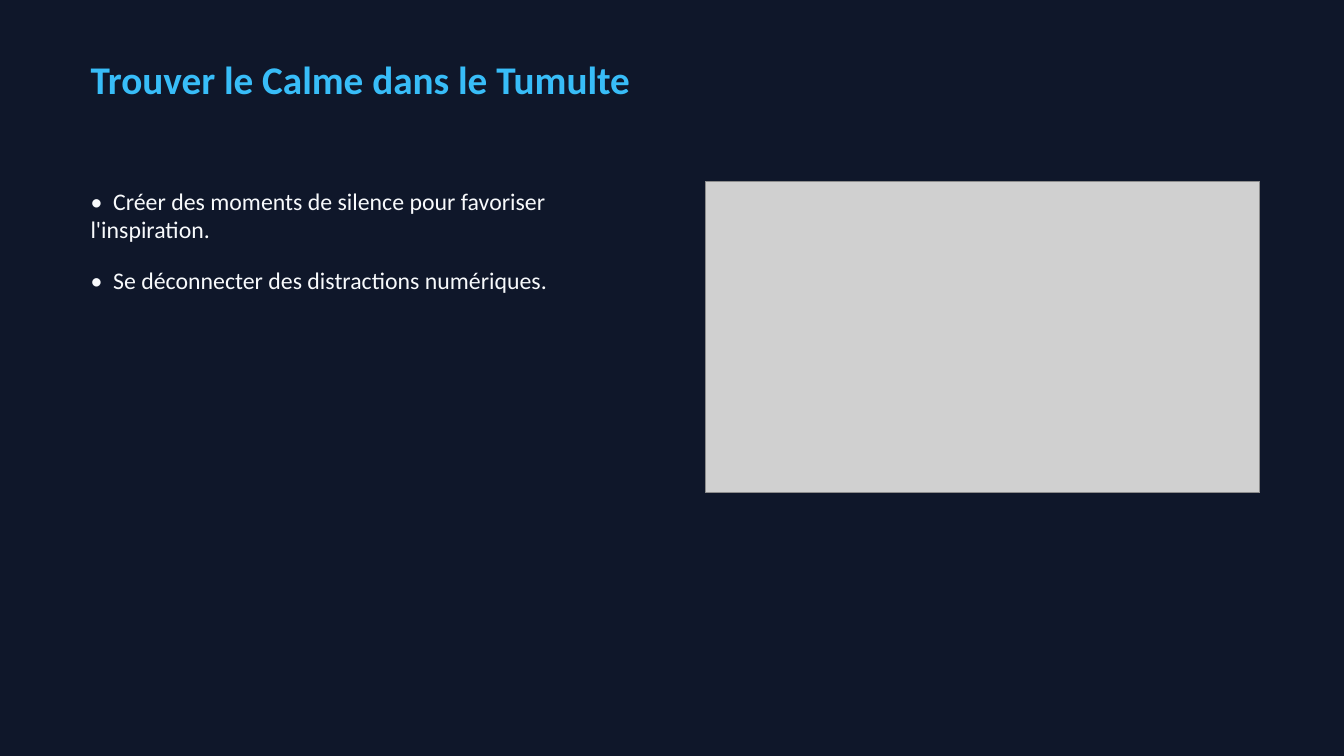
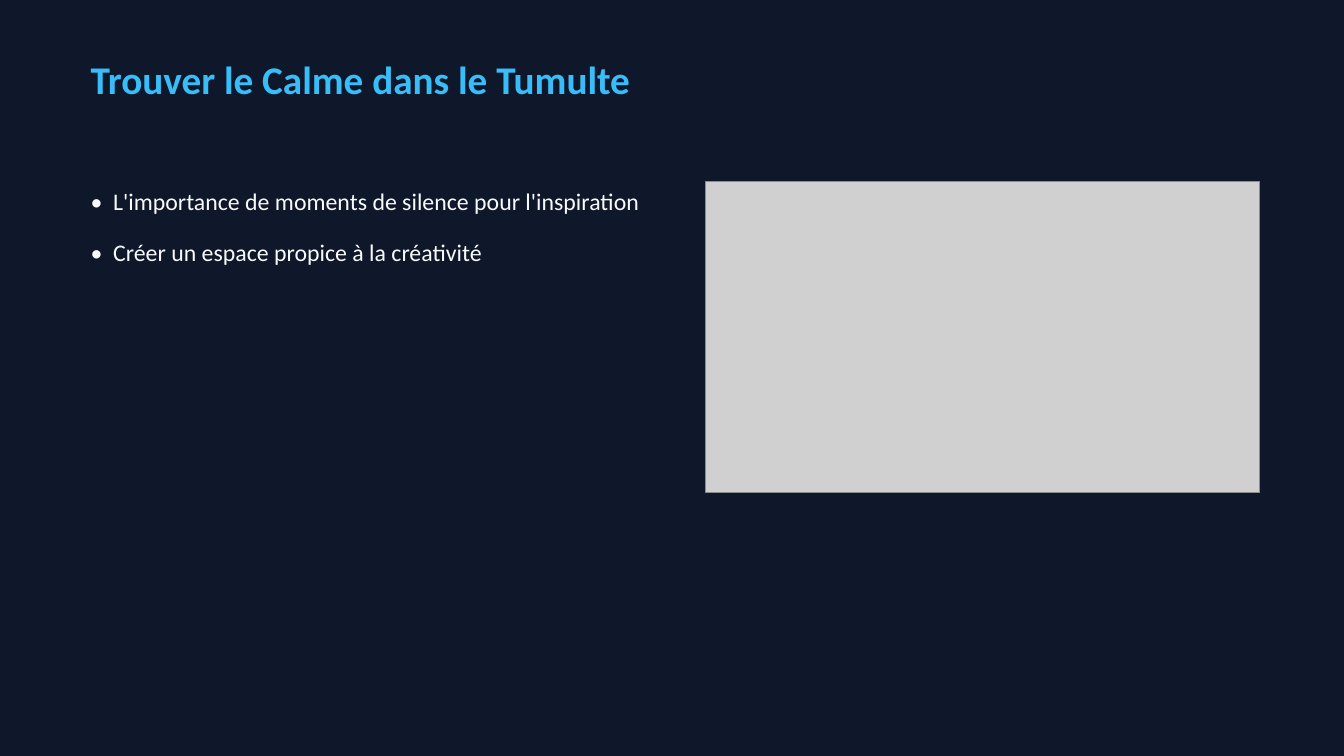
Before and after one commit to caroheymes/video-2-powerpoint-and-more, a slide deck: slide 2 of demo/output/presentation.pptx. Drawn at 1344x756 pixels with LibreOffice and Linux fonts; fonts in the diff are those of the drawing; grey boxes stand for pictures. Boxes give left, top, right and bottom in pixels: in the first picture for what was removed or moved away, otherwise in the second. Text is boxed around its words. In the diff, an @@ line names an element or a change of style, - is before the commit and + after.

```diff
--- a/demo/output/presentation.pptx
+++ b/demo/output/presentation.pptx
@@ text at [113, 193, 638, 265]: text changed @@
-• Créer des moments de silence pour favoriser l'inspiration.
-• Se déconnecter des distractions numériques.
+• L'importance de moments de silence pour l'inspiration
+• Créer un espace propice à la créativité
```
Also in this commit, not shown: 2 slides added, 8 other files.
